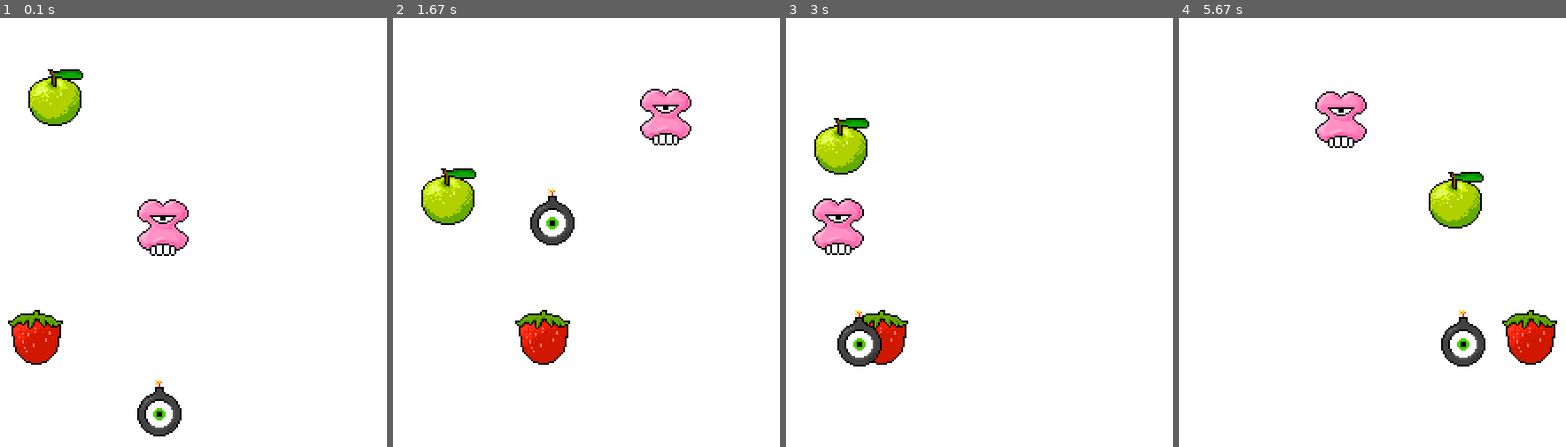
Above: before the commit, frames 1-4 (left to right).
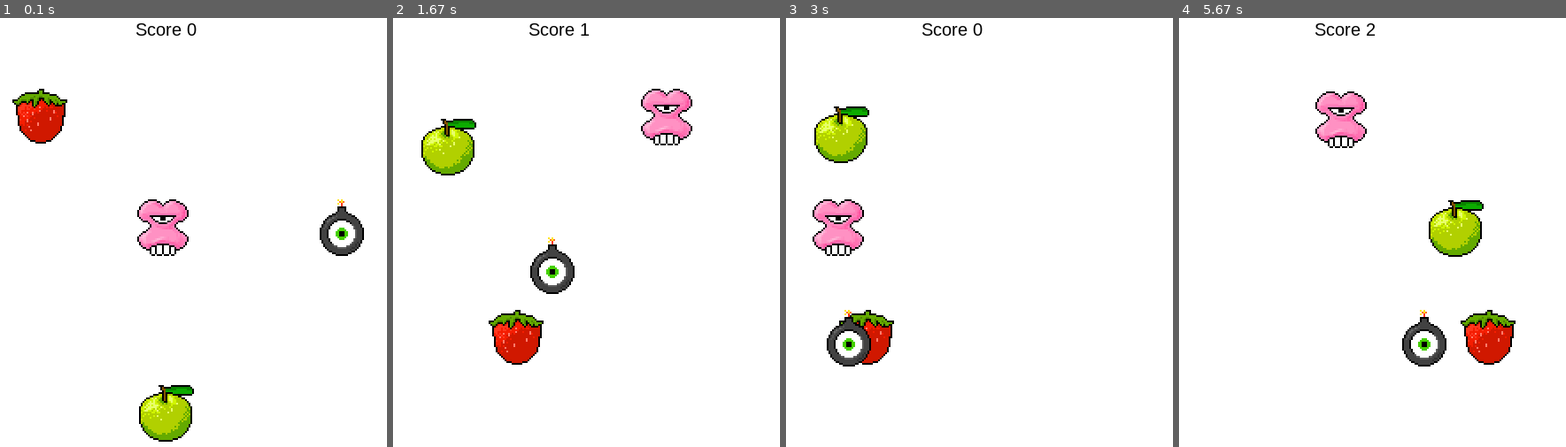
Above: after the commit, the same moments.

Repository: jaisawhney/pygames-fruit-game
Game: pygame game, started from game.py
Two runs of this game, one before a commit and one after it. Both use one fixed random seed, a clock stepped at 60 frames per second and the inputs below.
Inputs:
- Up to frame 1 (0.1 s): no input
- Up to frame 2 (1.67 s): hold Right 0.33-0.8 s; hold Up 0.83-1.13 s; hold Right 1.17-1.63 s
- Up to frame 3 (3 s): hold Left 1.67-2.2 s; hold Down 2.23-2.53 s; hold Left 2.57-2.97 s
- Up to frame 4 (5.67 s): hold Up 3-3.37 s; hold Right 3.4-4.03 s; hold Down 4.07-4.43 s; hold Left 4.47-4.93 s; hold Right 4.97-5.43 s; hold Up from 5.47 s (still down)

The runs differ from the first frame. In frame 1, 5.8% of the frame differs, in the area x 2-95%, y 1-99%; in frame 2, 6.5%, in the area x 7-78%, y 1-81%; in frame 3, 3.8%; in frame 4, 6.0%.

Commit message:
Add sounds and a score counter

Diff:
--- a/game.py
+++ b/game.py
@@ -30,6 +30,11 @@
     fruit_sprites.add(apple)
     fruit_sprites.add(strawberry)
 
+    # Prevent collisions on start
+    for entity in all_sprites:
+        entity.render(screen)
+
+    score = 0
     running = True
     while running:
         screen.fill((255, 255, 255))
@@ -49,14 +54,23 @@
                 elif event.key == pygame.K_DOWN:
                     player.down()
 
+        # If the player ate a fruit
         fruit = pygame.sprite.spritecollideany(player, fruit_sprites)
         if fruit:
+            score += 1
+            pygame.mixer.music.load("./audio/fruit-eat.wav")
+            pygame.mixer.music.play(1)
             fruit.reset()
             for entity in all_sprites:
                 if not isinstance(entity, Player):
-                    entity.set_speed(entity.speed + 0.25)
+                    entity.set_speed(entity.speed + 0.15)
 
+        # If the player hit a bomb
         if pygame.sprite.collide_rect(player, bomb):
+            score = 0
+            pygame.mixer.music.load("./audio/bomb-explode.wav")
+            pygame.mixer.music.play(1)
+
             for entity in all_sprites:
                 entity.set_speed((randint(0, 200) / 100) + 1)
                 entity.reset()
@@ -64,6 +78,13 @@
         for entity in all_sprites:
             entity.move()
             entity.render(screen)
+
+        # Render score
+        font = pygame.font.SysFont("Arial", 20)
+        text = font.render(f"Score {score}", True, (0, 0, 0))
+        center_text = text.get_rect(center=(screen_width / 2, 25))
+        screen.blit(text, center_text)
+
         pygame.display.flip()
         clock.tick(60)
 
--- a/gameObject.py
+++ b/gameObject.py
@@ -19,3 +19,6 @@
 
     def set_speed(self, speed):
         self.speed = speed
+
+    def set_image(self, image):
+        self.surf = pygame.image.load(image)
Not shown, added: audio/bomb-explode.wav
Not shown, added: audio/fruit-eat.wav
